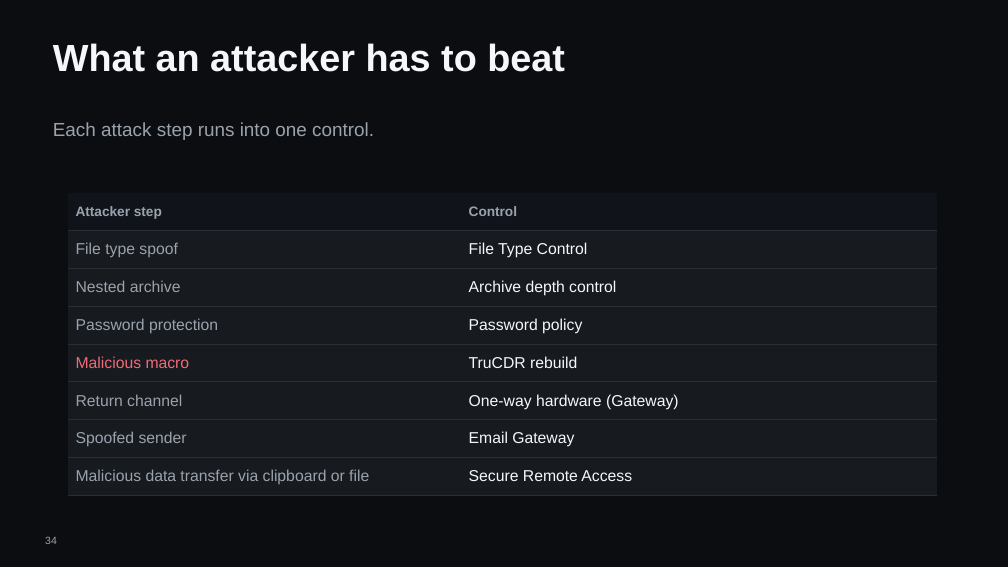
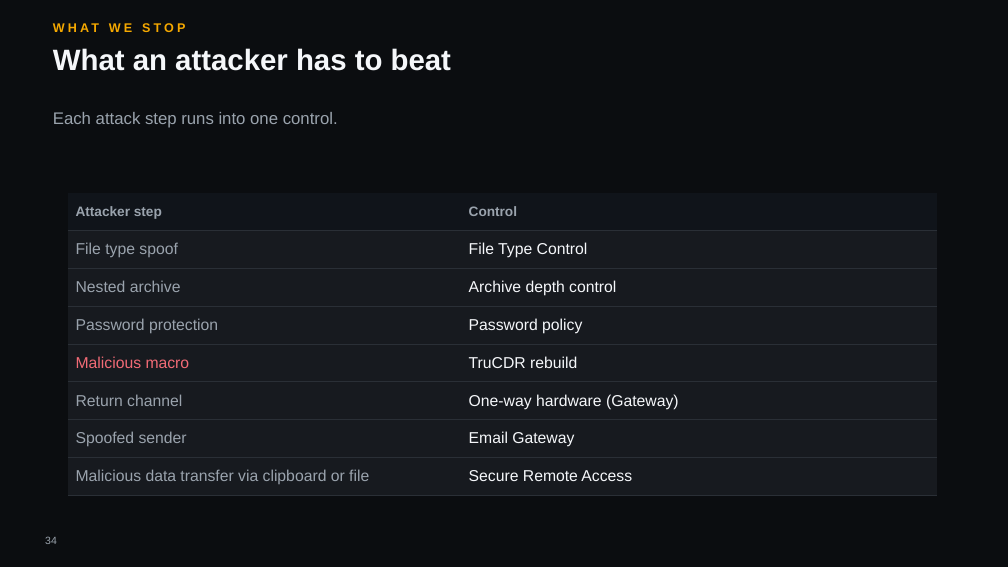
Before and after one commit to hybridus/DFX_Marketing, a slide deck: slide 34 of Projects/03_Presales_Master_Deck/pilot/DFX_Master_deck.pptx. Drawn at 1008x567 pixels with LibreOffice and Linux fonts; fonts in the diff are those of the drawing; background and template pictures are left out. Boxes give left, top, right and bottom in pixels: in the first picture for what was removed or moved away, otherwise in the second. Text is boxed around its words. In the diff, an @@ line names an element or a change of style, - is before the commit and + after.

```diff
--- a/Projects/03_Presales_Master_Deck/pilot/DFX_Master_deck.pptx
+++ b/Projects/03_Presales_Master_Deck/pilot/DFX_Master_deck.pptx
@@ text added at (53,17,953,39), 12 pt, text #F5A800, bold @@
+WHAT WE STOP
@@ text "What an attacker has to ..." at (53,48,451,71): size 36 to 28 pt @@
@@ text "Each attack step runs into ...": place and size @@
-text "Each attack step runs into ..." at (53,122,374,140)
+text "Each attack step runs into ..." at (53,112,338,128)
@@ text "Each attack step runs into ..." at (53,112,338,128): size 18 to 16 pt @@
```
Also in this commit, not shown: 35 other slides changed, 1 slide added, 1 slide removed, 8 other files.
